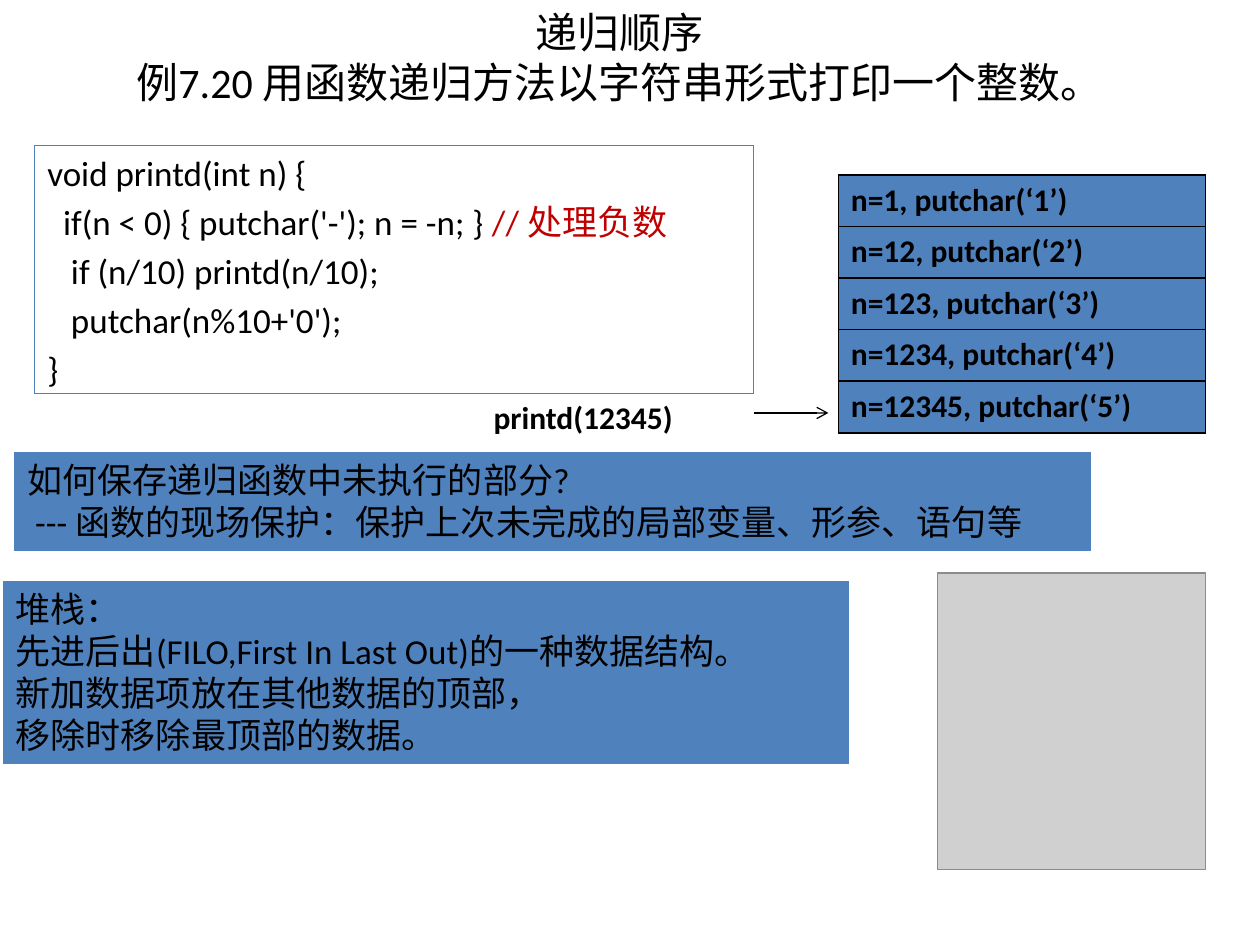
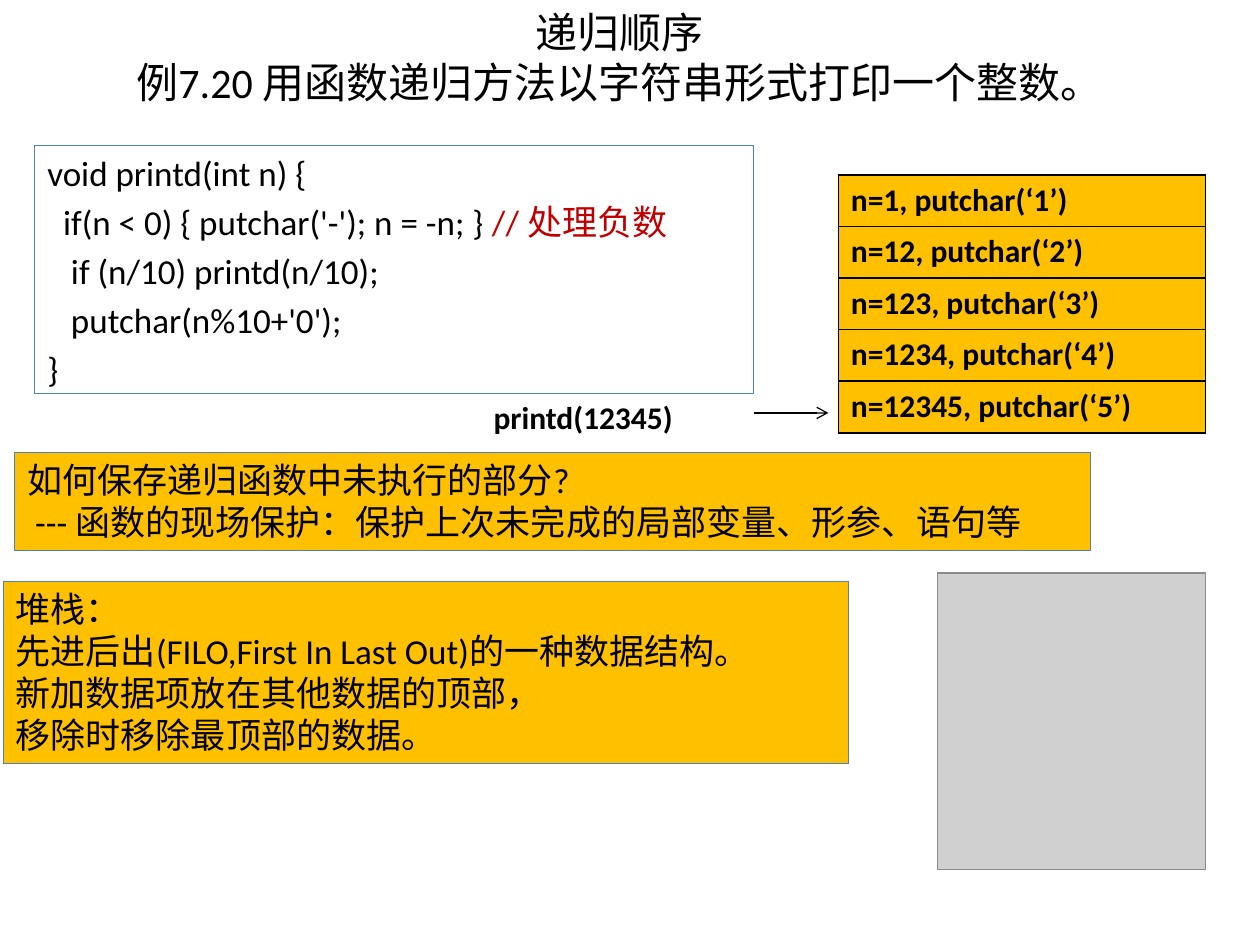
Before and after one commit to jtrfid/C-Repositories, a slide deck: slide 48 of 2016/上机安排.pptx (slide 47 before the commit). Drawn at 1260x945 pixels with LibreOffice and Linux fonts; fonts in the diff are those of the drawing; grey boxes stand for pictures. Boxes give left, top, right and bottom in pixels: in the first picture for what was removed or moved away, otherwise in the second. Text is boxed around its words. In the diff, an @@ line names an element or a change of style, - is before the commit and + after.

```diff
--- a/2016/上机安排.pptx
+++ b/2016/上机安排.pptx
@@ table at box(838, 175, 1205, 433) @@
@@ fill #4F81BD to #FFC000 in 5 cells @@
@@ rectangle "如何保存递归函数中未执行的部分?" at box(15, 452, 1091, 549): fill #4F81BD to #FFC000 @@
@@ rectangle "堆栈：" at box(4, 582, 849, 765): fill #4F81BD to #FFC000 @@
```
Also in this commit, not shown: 3 other slides changed, 1 slide added, 2 other files.
